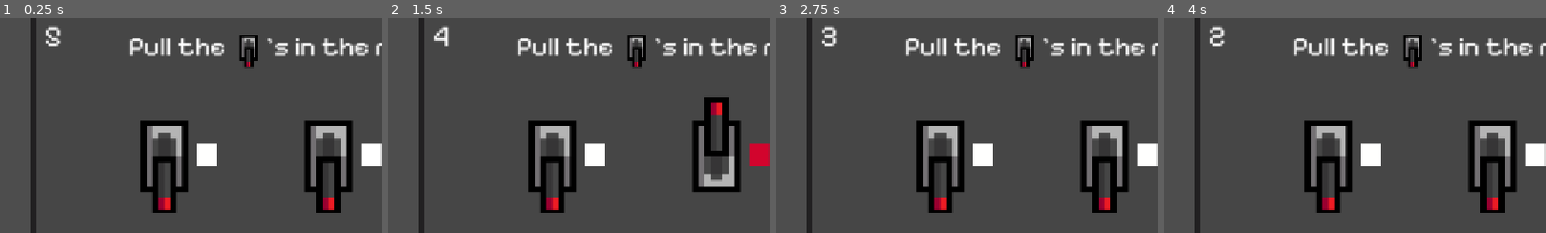
Above: before the commit, frames 1-4 (left to right).
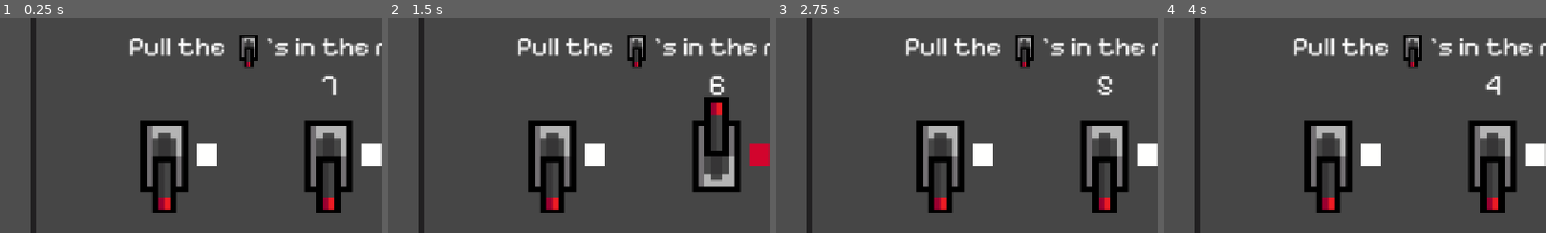
Above: after the commit, the same moments.

Repository: Chrisieee/very-serious-game
Game: Godot game, scene res://scenes/minigames/lever_minigame.tscn
Two runs of this game, one before a commit and one after it. Both use one fixed random seed, a clock stepped at 60 frames per second and the inputs below. This scene is started directly instead of the project's main scene. The engine's default icon, where the game draws it, is replaced by a stand-in: a white triangle on a blue panel in a dark square.
Inputs (mouse positions are % of the whole screen's width and height, from its top left):
- Up to frame 1 (0.25 s): no input
- Up to frame 2 (1.5 s): click (29, 50) at 0.5 s; click (50, 50) at 1.25 s
- Up to frame 3 (2.75 s): click (71, 50) at 2 s
- Up to frame 4 (4 s): tap Enter at 2.75 s; hold D (right) from 2.78 s (still down); tap E (interact) at 2.85, 3.6 s; tap Space at 3.5 s
The pictures show only the part of the screen within x 7-57%, y 18-68%; the shares and areas given below are measured in that part.

The runs differ from the first frame. In frame 1, 0.4% of the frame differs, in the area x 12-88%, y 3-36%; in frame 2, 0.5%; in frame 3, 0.5%; in frame 4, 0.4%.

Commit message:
Er is een gameloop

Diff:
--- a/scenes/minigames/lever_minigame.tscn
+++ b/scenes/minigames/lever_minigame.tscn
@@ -120,14 +120,15 @@
 visible = false
 
 [node name="timeLabel" type="Label" parent="Window" unique_id=1536320200]
-offset_left = 23.825
-offset_top = 23.82
-offset_right = 123.825
-offset_bottom = 78.81996
-text = "5"
+offset_left = 13.0
+offset_top = 105.99999
+offset_right = 988.0
+offset_bottom = 166.0
+text = "7"
 label_settings = SubResource("LabelSettings_lfxu0")
+horizontal_alignment = 1
 
 [node name="Timer" type="Timer" parent="." unique_id=1442243736]
-wait_time = 5.0
+wait_time = 7.0
 one_shot = true
 autostart = true
--- a/scenes/minigames/wire_minigame.tscn
+++ b/scenes/minigames/wire_minigame.tscn
@@ -49,8 +49,9 @@
 layout_mode = 3
 anchors_preset = 0
 offset_left = 225.0
+offset_top = 20.0
 offset_right = 265.0
-offset_bottom = 40.0
+offset_bottom = 60.0
 
 [node name="wireEnd" type="TextureButton" parent="Window/leftWireEnds" unique_id=2087466633]
 layout_mode = 0
@@ -167,8 +168,9 @@
 layout_mode = 3
 anchors_preset = 0
 offset_left = 725.0
+offset_top = 20.0
 offset_right = 765.0
-offset_bottom = 40.0
+offset_bottom = 60.0
 
 [node name="wireEnd" type="TextureButton" parent="Window/rightWireEnds" unique_id=966880182]
 layout_mode = 0
@@ -287,15 +289,16 @@
 [node name="failPopup" parent="Window" unique_id=304829615 instance=ExtResource("6_cbald")]
 visible = false
 
-[node name="timeLabel" type="Label" parent="Window" unique_id=1038496991]
-offset_left = 23.825
-offset_top = 23.82
-offset_right = 123.825
-offset_bottom = 78.81996
-text = "5"
+[node name="timeLabel" type="Label" parent="Window" unique_id=2030240049]
+offset_left = 13.0
+offset_top = 103.99999
+offset_right = 988.0
+offset_bottom = 164.0
+text = "7"
 label_settings = SubResource("LabelSettings_cbald")
+horizontal_alignment = 1
 
 [node name="Timer" type="Timer" parent="." unique_id=1108694785]
-wait_time = 5.0
+wait_time = 7.0
 one_shot = true
 autostart = true
--- a/scripts/game_manager.gd
+++ b/scripts/game_manager.gd
@@ -1,19 +1,24 @@
 extends Node
 
+var startLives = 1
 var machines
 var hud
 var brokenMachine
 var levelActive = false
-var lives = 3
+var lives
 
 func initialize_level():
+	lives = startLives
 	levelActive = true
 	await get_tree().process_frame
 	machines = get_tree().get_nodes_in_group("machines")
 	hud = get_tree().current_scene.get_node("CanvasLayer/hud")
 	break_machine()
+	hud.update_lives(lives)
 
 func break_machine():
+	if !levelActive: return
+
 	var rng = RandomNumberGenerator.new()
 	var number = rng.randi_range(1, machines.size())
 
Not shown, added: build/v01/index.apple-touch-icon.png.import
Not shown, added: build/v01/index.icon.png.import
Not shown, added: build/v01/index.png.import
Not shown, added: export_presets.cfg
Not shown, added: build/v01/buildv01.zip
Not shown, added: build/v01/index.apple-touch-icon.png
Not shown, added: build/v01/index.audio.position.worklet.js
Not shown, added: build/v01/index.audio.worklet.js
Not shown, added: build/v01/index.html
Not shown, added: build/v01/index.icon.png
Not shown, added: build/v01/index.js
Not shown, added: build/v01/index.pck
(and 2 more such lines)
